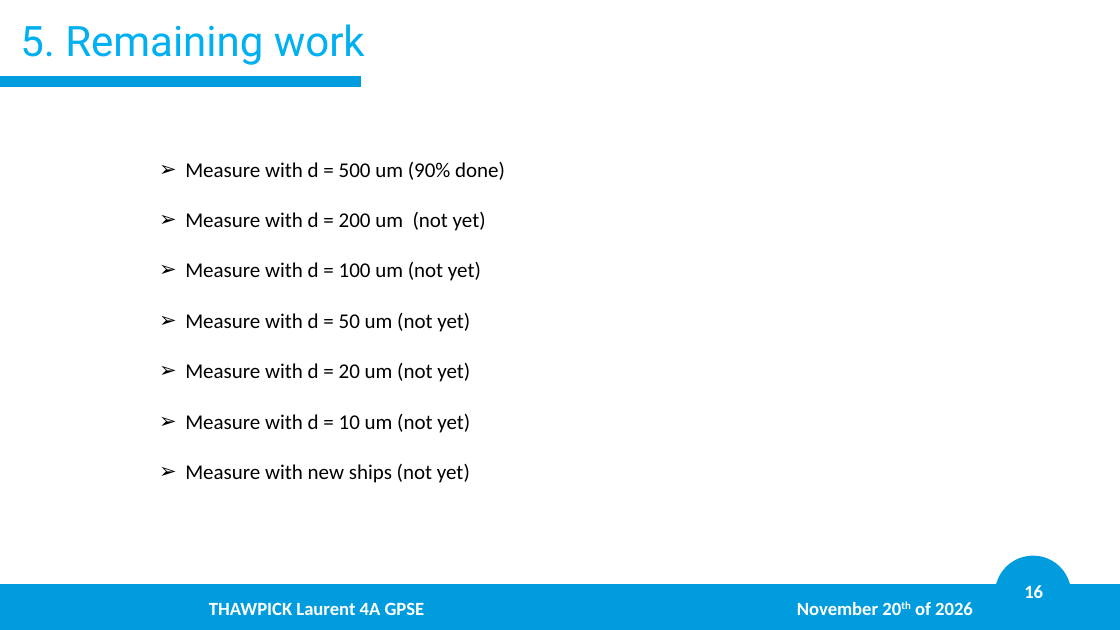
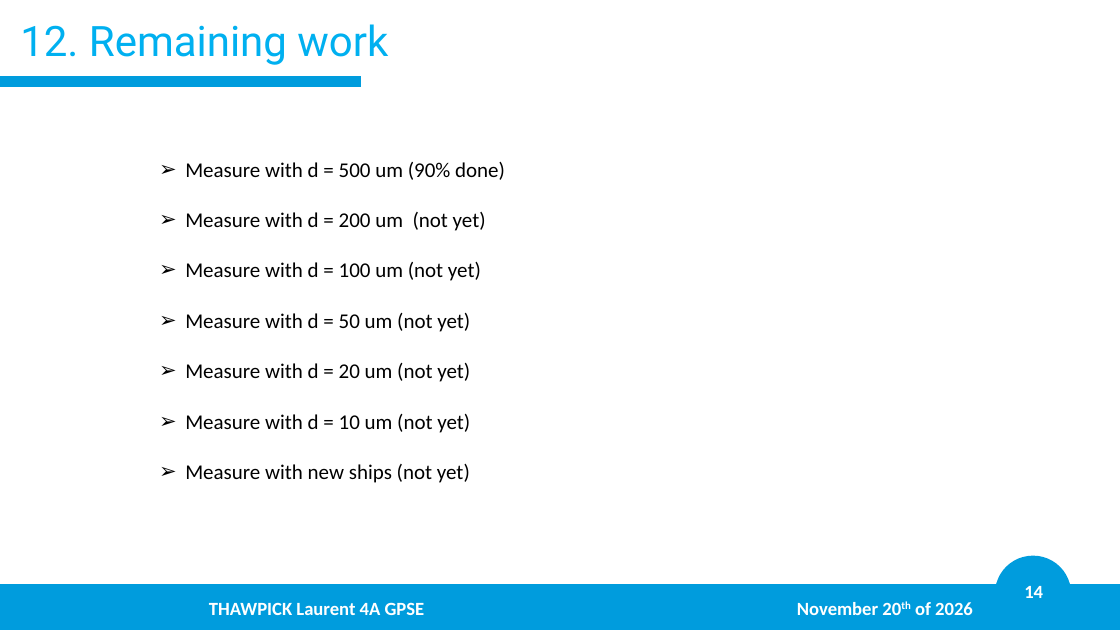
Before and after one commit to LaurentThaw/plasma-tubing, a slide deck: slide 14 of PDR for 20.11.26/PDR.pptx (slide 16 before the commit). Drawn at 1120x630 pixels with LibreOffice and Linux fonts; fonts in the diff are those of the drawing; background and template pictures are left out. Boxes give left, top, right and bottom in pixels: in the first picture for what was removed or moved away, otherwise in the second. Text is boxed around its words. In the diff, an @@ line names an element or a change of style, - is before the commit and + after.

```diff
--- a/PDR for 20.11.26/PDR.pptx
+++ b/PDR for 20.11.26/PDR.pptx
@@ title at (20, 24, 388, 65): text changed @@
-5. Remaining work
+12. Remaining work
@@ page number at (1024, 586, 1043, 598): text changed @@
-16
+14
```
Also in this commit, not shown: 12 other slides changed, 2 slides removed, 7 other files.
